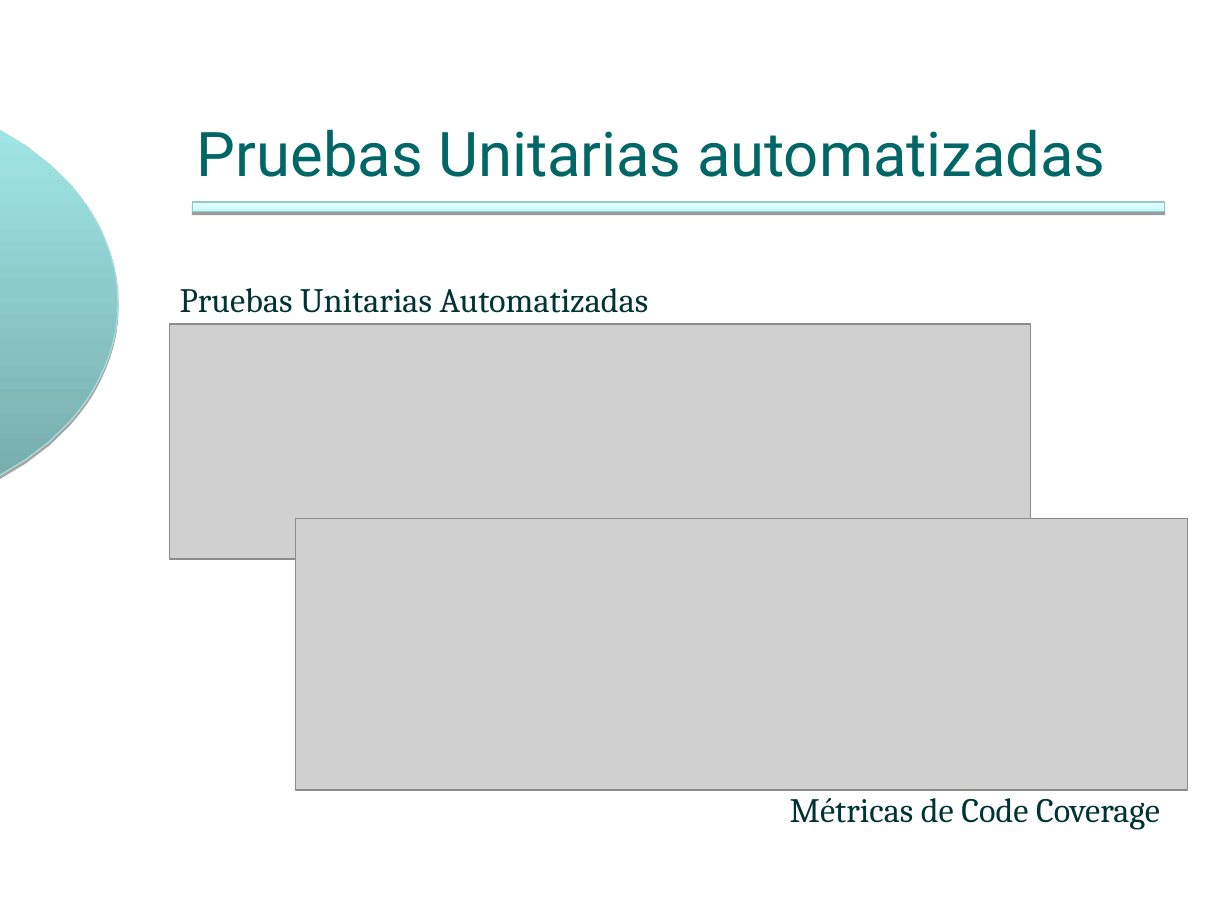
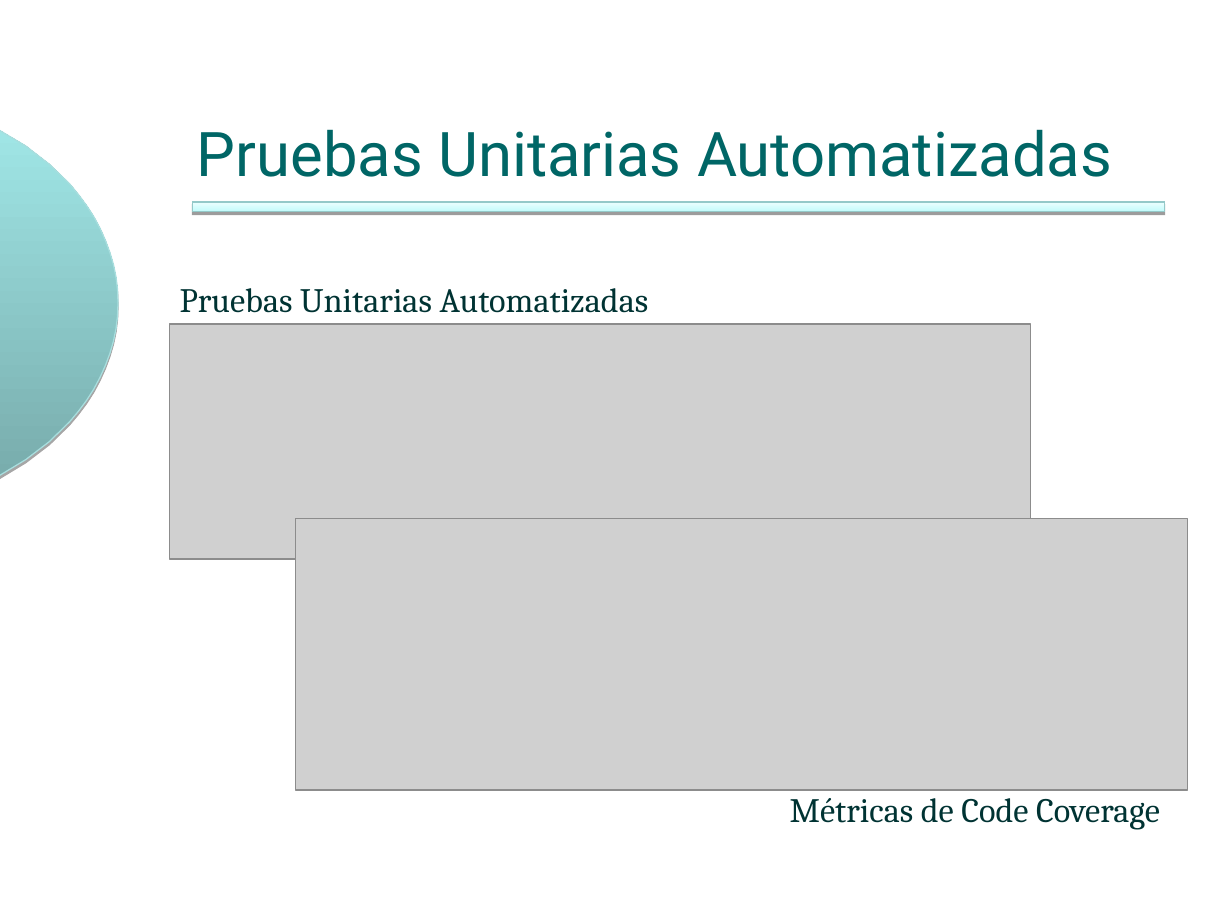
Before and after one commit to ingevy/taller-desarrollo-proyectos-ii-2do-2010, a slide deck: slide 9 of doc/presentaciones/Presentación inicial v2.ppt. Drawn at 1232x924 pixels with LibreOffice and Linux fonts; fonts in the diff are those of the drawing; grey boxes stand for pictures; background and template pictures are left out. Boxes give left, top, right and bottom in pixels: in the first picture for what was removed or moved away, otherwise in the second. Text is boxed around its words. In the diff, an @@ line names an element or a change of style, - is before the commit and + after.

```diff
--- a/doc/presentaciones/Presentación inicial v2.ppt
+++ b/doc/presentaciones/Presentación inicial v2.ppt
@@ title at (197,129,1112,177): text changed @@
-Pruebas Unitarias automatizadas
+Pruebas Unitarias Automatizadas
```
Also in this commit, not shown: 2 other slides changed.
